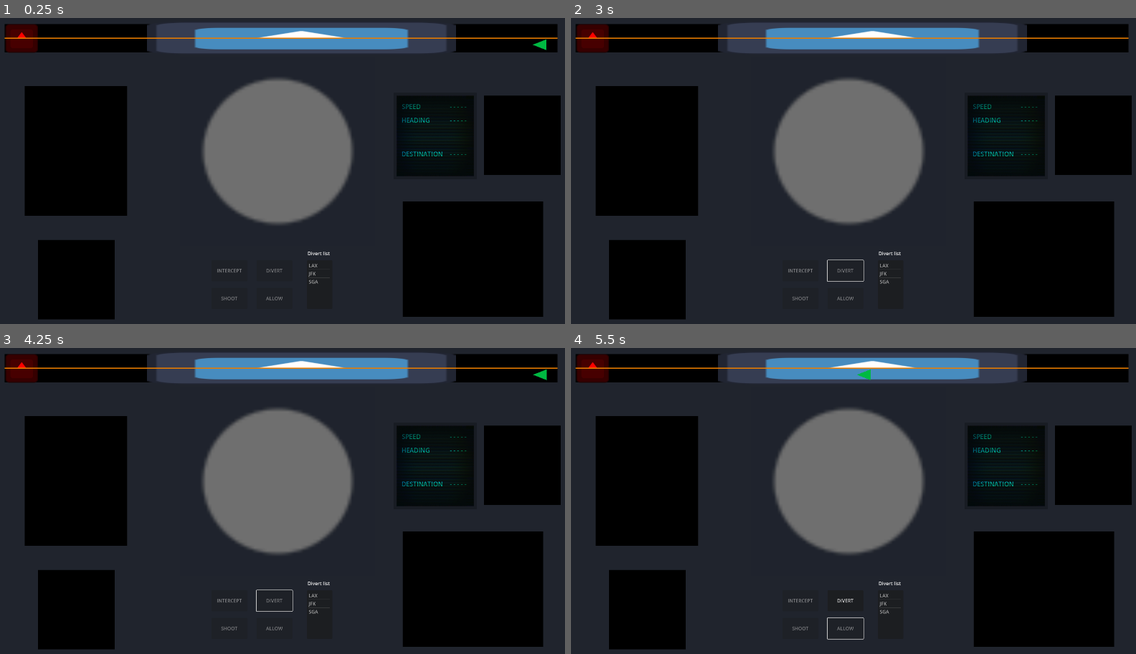
Above: before the commit, frames 1-4 (two rows, left to right).
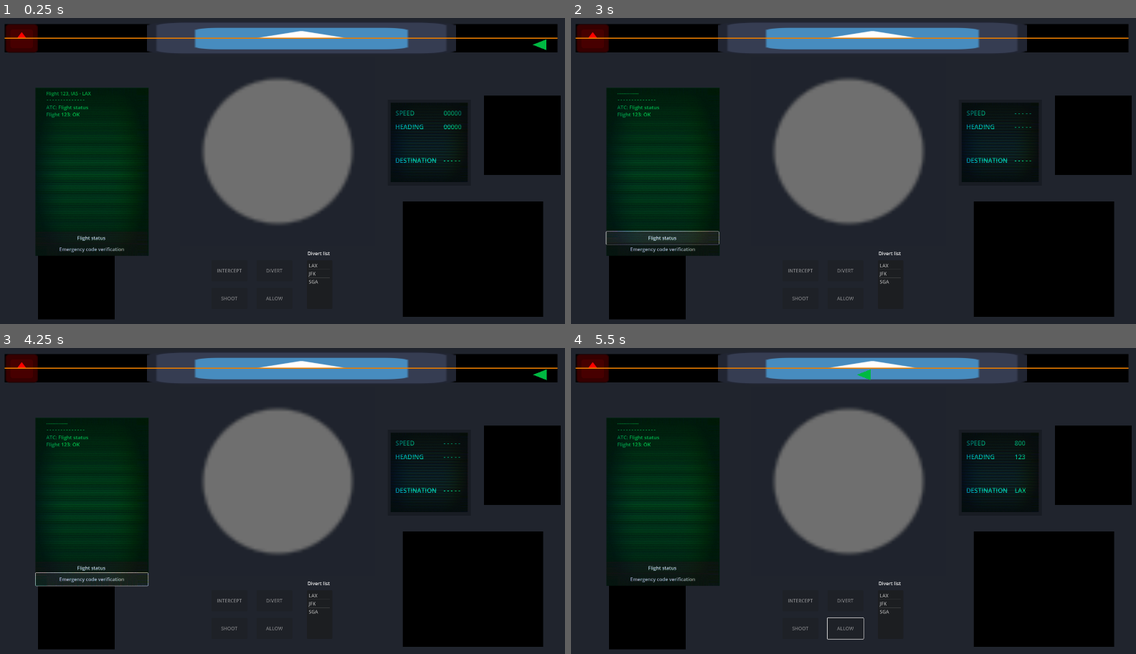
Above: after the commit, the same moments.

Repository: Altered-Dimension-Studios/brackeys-game-jam
Game: Godot game, scene res://managers/game_manager.tscn
Two runs of this game, one before a commit and one after it. Both use one fixed random seed, a clock stepped at 60 frames per second and the inputs below. The engine's default icon, where the game draws it, is replaced by a stand-in: a white triangle on a blue panel in a dark square.
Inputs (mouse positions are in pixels of both pictures, inside the frame that each line leads up to):
- Up to frame 1 (0.25 s): no input
- Up to frame 2 (3 s): click (1107, 45) at 0.5 s; click "ALLOW" at 1.25 s; click (847, 271) at 2 s, where only the run before the commit has a clickable "DIVERT"; click (661, 238) at 2.75 s, where only the run after the commit has a clickable "Flight status"
- Up to frame 3 (4.25 s): click (90, 580) at 3.5 s, where only the run after the commit has a clickable "Emergency code verification"
- Up to frame 4 (5.5 s): click (1113, 375) at 4.25 s; click "ALLOW" at 5 s

The runs differ from the first frame. In frame 1, 12% of the frame differs, in the area x 4-84%, y 22-78%; in frame 2, 12%; in frame 3, 12%, in the area x 4-84%, y 22-87%; in frame 4, 12%.
Error before the commit: Invalid access to property or key of type 'String' on a base object of type 'Dictionary'. (res://managers/dashboard_manager.gd:102)

Commit message:
small fix + refactor, add flight log panel

Diff:
--- /dev/null
+++ b/actors/ControlPanels/FlightDetailsPanel.tscn
@@ -0,0 +1,98 @@
+[gd_scene load_steps=6 format=3 uid="uid://de0nty1vy6w0a"]
+
+[ext_resource type="Shader" path="res://shaders/terminal_screen.gdshader" id="1_3s53i"]
+[ext_resource type="Texture2D" uid="uid://crrvojsrm11m3" path="res://images/screen.jpg" id="2_088xy"]
+
+[sub_resource type="CanvasItemMaterial" id="CanvasItemMaterial_qvgl3"]
+
+[sub_resource type="LabelSettings" id="LabelSettings_2rihk"]
+font_size = 21
+font_color = Color(4.47616e-06, 0.598317, 0.511324, 1)
+
+[sub_resource type="ShaderMaterial" id="ShaderMaterial_bw36o"]
+shader = ExtResource("1_3s53i")
+shader_parameter/brightness = 3.0
+shader_parameter/alpha = 1.0
+
+[node name="FlightDetailsPanel" type="Node2D"]
+
+[node name="Border" type="ColorRect" parent="."]
+material = SubResource("CanvasItemMaterial_qvgl3")
+offset_left = 1.0
+offset_right = 280.0
+offset_bottom = 290.0
+color = Color(0.0941176, 0.109804, 0.137255, 1)
+
+[node name="Background" type="ColorRect" parent="."]
+offset_left = 12.0
+offset_top = 11.0
+offset_right = 269.0
+offset_bottom = 278.0
+color = Color(0.0333413, 0.0767862, 0.0802572, 1)
+
+[node name="SpeedLabel" type="Label" parent="."]
+offset_left = 28.0
+offset_top = 31.0
+offset_right = 91.0
+offset_bottom = 61.0
+text = "SPEED
+"
+label_settings = SubResource("LabelSettings_2rihk")
+
+[node name="SpeedValue" type="Label" parent="."]
+offset_left = 189.0
+offset_top = 31.0
+offset_right = 252.0
+offset_bottom = 61.0
+text = "00000
+"
+label_settings = SubResource("LabelSettings_2rihk")
+
+[node name="HeadingLabel" type="Label" parent="."]
+offset_left = 27.0
+offset_top = 77.0
+offset_right = 122.0
+offset_bottom = 107.0
+text = "HEADING
+"
+label_settings = SubResource("LabelSettings_2rihk")
+
+[node name="HeadingValue" type="Label" parent="."]
+offset_left = 189.0
+offset_top = 77.0
+offset_right = 252.0
+offset_bottom = 107.0
+text = "00000
+"
+label_settings = SubResource("LabelSettings_2rihk")
+
+[node name="DestinationLabel" type="Label" parent="."]
+offset_left = 27.0
+offset_top = 190.0
+offset_right = 166.0
+offset_bottom = 220.0
+text = "DESTINATION
+"
+label_settings = SubResource("LabelSettings_2rihk")
+
+[node name="DestinationValue" type="Label" parent="."]
+offset_left = 189.0
+offset_top = 190.0
+offset_right = 252.0
+offset_bottom = 220.0
+text = "- - - - -"
+label_settings = SubResource("LabelSettings_2rihk")
+
+[node name="TextureRect" type="TextureRect" parent="."]
+z_index = 1
+material = SubResource("ShaderMaterial_bw36o")
+offset_left = 11.0
+offset_top = 11.0
+offset_right = 270.0
+offset_bottom = 278.0
+texture = ExtResource("2_088xy")
+expand_mode = 1
+
+[node name="ScreenUpdateTimer" type="Timer" parent="."]
+wait_time = 0.5
+autostart = true
--- /dev/null
+++ b/actors/ControlPanels/FlightLogPanel.tscn
@@ -0,0 +1,69 @@
+[gd_scene load_steps=5 format=3 uid="uid://crlnx15n8n4j2"]
+
+[ext_resource type="Script" path="res://actors/ControlPanels/flight_log_panel.gd" id="1_angx3"]
+[ext_resource type="Shader" path="res://shaders/terminal_screen.gdshader" id="1_seyou"]
+[ext_resource type="Texture2D" uid="uid://crrvojsrm11m3" path="res://images/screen.jpg" id="2_hg8m4"]
+
+[sub_resource type="ShaderMaterial" id="ShaderMaterial_hnxyq"]
+shader = ExtResource("1_seyou")
+shader_parameter/brightness = 3.0
+shader_parameter/alpha = 1.0
+
+[node name="FlightLogPanel" type="Node2D"]
+script = ExtResource("1_angx3")
+
+[node name="ColorRect" type="ColorRect" parent="."]
+offset_right = 379.0
+offset_bottom = 563.0
+color = Color(0, 0.140173, 0.0670055, 1)
+
+[node name="RichTextLabel" type="RichTextLabel" parent="."]
+offset_left = 36.0
+offset_top = 53.0
+offset_right = 323.0
+offset_bottom = 454.0
+theme_override_colors/default_color = Color(0, 0.72549, 0.32549, 1)
+theme_override_font_sizes/normal_font_size = 17
+text = "ATC: Flight status
+Flight 123: OK
+"
+
+[node name="Button" type="Button" parent="."]
+offset_top = 483.0
+offset_right = 376.0
+offset_bottom = 525.0
+text = "Flight status"
+
+[node name="Button2" type="Button" parent="."]
+offset_left = 1.0
+offset_top = 521.0
+offset_right = 377.0
+offset_bottom = 563.0
+text = "Emergency code verification"
+
+[node name="Description" type="Label" parent="."]
+offset_left = 36.0
+offset_top = 7.0
+offset_right = 186.0
+offset_bottom = 30.0
+theme_override_colors/font_color = Color(2.45467e-06, 0.830132, 0.347095, 1)
+text = "Flight 123, IAS - LAX"
+
+[node name="Divider" type="Label" parent="."]
+offset_left = 38.0
+offset_top = 28.0
+offset_right = 188.0
+offset_bottom = 51.0
+theme_override_colors/font_color = Color(2.45467e-06, 0.830132, 0.347095, 1)
+text = "- - - - - - - - - - - - - -"
+
+[node name="ScreenFilter" type="TextureRect" parent="."]
+z_index = 1
+material = SubResource("ShaderMaterial_hnxyq")
+offset_top = 1.0
+offset_right = 379.0
+offset_bottom = 564.0
+mouse_filter = 2
+texture = ExtResource("2_hg8m4")
+expand_mode = 1
+metadata/_edit_lock_ = true
--- /dev/null
+++ b/actors/ControlPanels/flight_log_panel.gd
@@ -0,0 +1,22 @@
+extends Node2D
+
+func _init() -> void:
+	SignalBus.plane_clicked.connect(_on_plane_selected.bind())
+
+# Called when the node enters the scene tree for the first time.
+func _ready() -> void:
+	pass # Replace with function body.
+
+
+# Called every frame. 'delta' is the elapsed time since the previous frame.
+func _process(delta: float) -> void:
+	pass
+
+func update_log_panel_plane_data(plane: Airplane) -> void:
+	$Description.text = "Flight %s, %s - %s" % [plane.flight_number, plane.departure, plane.destination]
+
+func clear_log_panel() -> void:
+	$Description.text = "--------------"
+
+func _on_plane_selected(plane: Airplane) -> void:
+	update_log_panel_plane_data(plane)
--- a/actors/airplane.gd
+++ b/actors/airplane.gd
@@ -6,7 +6,8 @@
 @export var min_air_speed = 300
 @export var max_distance = 100000 #km
 @export var position_offset = Vector2(0, 20)
-@export var heading_change_rate = 1
+@export var update_rate = 0.6
+@export var heading_change_rate = 0.1
 var max_heading = 360
 var markers = []
 var screen_start
@@ -15,7 +16,9 @@
 @export var distance = 0
 @export var air_speed = 800 #km/h
 @export var destination = "LAX"
+@export var departure = "IAS"
 @export var heading = 123
+@export var flight_number = "432"
 
 var target_heading = -1
 
@@ -31,12 +34,14 @@
 	if _distance == -1: distance = _max_distance
 	else: distance = _distance
 
+
 func _ready() -> void:
 	in_interception_area = false
 
 func _process(delta: float) -> void:
 	var km_per_second = air_speed / 3600.0
 	distance = max((distance - air_speed * delta), 0)
+
 	update_screen_position()
 	update_heading()
 
@@ -53,16 +58,16 @@
 
 func update_heading() -> void:
 	if target_heading != -1:
-		if heading < target_heading:
+		if int(heading) < target_heading:
 			heading += heading_change_rate
-		elif heading > target_heading:
+		elif int(heading) > target_heading:
 			heading -= heading_change_rate
 
 func _on_button_pressed() -> void:
 	SignalBus.plane_clicked.emit(self)
 
 func set_in_interception_area(interception: bool) -> void:
-	print("Setting in interception area to " + str(interception))
+	#print("Setting in interception area to " + str(interception))
 	in_interception_area = interception
 
 func order_divert(new_destination: String, heading: int) -> void:
--- a/managers/dashboard_manager.gd
+++ b/managers/dashboard_manager.gd
@@ -14,17 +14,24 @@
 func _init():
 	setup_signals()
 
+
 func _ready():
 	$ItemList.clear()
 	for key in destinations_list.keys():
 		$ItemList.add_item(key)
 
+	$FlightDetailsPanel/ScreenUpdateTimer.connect("timeout", _on_screen_update_timer_timeout.bind())
+
+
 func _process(delta: float) -> void:
+	pass
+
+func update_details_panel_values() -> void:
 	if AirplaneManagerInstance && AirplaneManagerInstance.selected_plane:
 		$FlightDetailsPanel/SpeedValue.text = str(
 			AirplaneManagerInstance.selected_plane.air_speed)
 		$FlightDetailsPanel/HeadingValue.text = str(
-			AirplaneManagerInstance.selected_plane.heading)
+			int(AirplaneManagerInstance.selected_plane.heading))
 		$FlightDetailsPanel/DestinationValue.text = AirplaneManagerInstance.selected_plane.destination
 	else:
 		$FlightDetailsPanel/SpeedValue.text = "- - - - -"
@@ -58,6 +65,7 @@
 		$ButtonFire.disabled = true
 		$ButtonDivert.disabled = true
 		$ButtonAllow.disabled = true
+		$FlightLogPanel.clear_log_panel()
 
 func _plane_removed(plane: Airplane) -> void:
 	if AirplaneManagerInstance.selected_plane == plane || \
@@ -67,6 +75,7 @@
 		$ButtonDivert.disabled = true
 		$ButtonAllow.disabled = true
 		$ItemList.deselect_all()
+		$FlightLogPanel.clear_log_panel()
 
 func _plane_selected(plane: Airplane) -> void:
 	if plane is not Interceptor && \
@@ -77,7 +86,9 @@
 
 	if plane is not Interceptor:
 		$ButtonAllow.disabled = false
-		$ButtonDivert.disabled = false
+		$ButtonDivert.disabled = not $ItemList.is_anything_selected()
+
+	update_details_panel_values()
 
 func _plane_intercepted(plane: Airplane) -> void:
 	$ButtonFire.disabled = false
@@ -98,11 +109,22 @@
 	AirplaneManagerInstance.allow_plane(AirplaneManagerInstance.selected_plane):
 		$ButtonAllow.disabled = true
 
+	$FlightLogPanel.clear_log_panel()
+
 func _on_button_divert_pressed() -> void:
-	AirplaneManagerInstance.selected_plane.order_divert(
-		selected_destination,
-		destinations_list[selected_destination])
-	$ItemList.deselect_all()
+	if $ItemList.is_anything_selected():
+		AirplaneManagerInstance.selected_plane.order_divert(
+			selected_destination,
+			destinations_list[selected_destination])
+		$ItemList.deselect_all()
+		$ButtonDivert.disabled = true
+
+	$FlightLogPanel.update_log_panel_plane_data(AirplaneManagerInstance.selected_plane)
 
 func _on_item_list_item_selected(index: int) -> void:
 	selected_destination = $ItemList.get_item_text(index)
+	$ButtonDivert.disabled = false
+
+
+func _on_screen_update_timer_timeout() -> void:
+	update_details_panel_values()
--- a/managers/dashboard_manager.tscn
+++ b/managers/dashboard_manager.tscn
@@ -1,19 +1,8 @@
-[gd_scene load_steps=7 format=3 uid="uid://g1vd28ypt6c2"]
+[gd_scene load_steps=4 format=3 uid="uid://g1vd28ypt6c2"]
 
 [ext_resource type="Script" path="res://managers/dashboard_manager.gd" id="1_y8ywx"]
-[ext_resource type="Texture2D" uid="uid://crrvojsrm11m3" path="res://images/screen.jpg" id="2_gqeck"]
-[ext_resource type="Shader" path="res://shaders/terminal_screen.gdshader" id="2_v48sf"]
-
-[sub_resource type="CanvasItemMaterial" id="CanvasItemMaterial_qvgl3"]
-
-[sub_resource type="LabelSettings" id="LabelSettings_2rihk"]
-font_size = 21
-font_color = Color(4.47616e-06, 0.598317, 0.511324, 1)
-
-[sub_resource type="ShaderMaterial" id="ShaderMaterial_bw36o"]
-shader = ExtResource("2_v48sf")
-shader_parameter/brightness = 2.167
-shader_parameter/alpha = 1.0
+[ext_resource type="PackedScene" uid="uid://de0nty1vy6w0a" path="res://actors/ControlPanels/FlightDetailsPanel.tscn" id="2_x66yu"]
+[ext_resource type="PackedScene" uid="uid://crlnx15n8n4j2" path="res://actors/ControlPanels/FlightLogPanel.tscn" id="4_mkxi3"]
 
 [node name="DashboardManager" type="Node2D"]
 script = ExtResource("1_y8ywx")
@@ -69,84 +58,11 @@
 text = "Divert list
 "
 
-[node name="FlightDetailsPanel" type="Node" parent="."]
+[node name="FlightLogPanel" parent="." instance=ExtResource("4_mkxi3")]
+position = Vector2(138, 244)
 
-[node name="Border" type="ColorRect" parent="FlightDetailsPanel"]
-material = SubResource("CanvasItemMaterial_qvgl3")
-offset_left = 1339.0
-offset_top = 261.0
-offset_right = 1618.0
-offset_bottom = 551.0
-color = Color(0.0941176, 0.109804, 0.137255, 1)
-
-[node name="Background" type="ColorRect" parent="FlightDetailsPanel"]
-offset_left = 1350.0
-offset_top = 272.0
-offset_right = 1607.0
-offset_bottom = 539.0
-color = Color(0.0333413, 0.0767862, 0.0802572, 1)
-
-[node name="SpeedLabel" type="Label" parent="FlightDetailsPanel"]
-offset_left = 1366.0
-offset_top = 292.0
-offset_right = 1415.0
-offset_bottom = 315.0
-text = "SPEED
-"
-label_settings = SubResource("LabelSettings_2rihk")
-
-[node name="SpeedValue" type="Label" parent="FlightDetailsPanel"]
-offset_left = 1527.0
-offset_top = 292.0
-offset_right = 1590.0
-offset_bottom = 322.0
-text = "00000
-"
-label_settings = SubResource("LabelSettings_2rihk")
-
-[node name="HeadingLabel" type="Label" parent="FlightDetailsPanel"]
-offset_left = 1365.0
-offset_top = 338.0
-offset_right = 1460.0
-offset_bottom = 368.0
-text = "HEADING
-"
-label_settings = SubResource("LabelSettings_2rihk")
-
-[node name="HeadingValue" type="Label" parent="FlightDetailsPanel"]
-offset_left = 1527.0
-offset_top = 338.0
-offset_right = 1590.0
-offset_bottom = 368.0
-text = "00000
-"
-label_settings = SubResource("LabelSettings_2rihk")
-
-[node name="DestinationLabel" type="Label" parent="FlightDetailsPanel"]
-offset_left = 1365.0
-offset_top = 451.0
-offset_right = 1460.0
-offset_bottom = 481.0
-text = "DESTINATION
-"
-label_settings = SubResource("LabelSettings_2rihk")
-
-[node name="DestinationValue" type="Label" parent="FlightDetailsPanel"]
-offset_left = 1527.0
-offset_top = 451.0
-offset_right = 1590.0
-offset_bottom = 481.0
-text = "- - - - -"
-label_settings = SubResource("LabelSettings_2rihk")
-
-[node name="TextureRect" type="TextureRect" parent="FlightDetailsPanel"]
-material = SubResource("ShaderMaterial_bw36o")
-offset_left = 1349.0
-offset_top = 270.0
-offset_right = 1608.0
-offset_bottom = 542.0
-texture = ExtResource("2_gqeck")
-expand_mode = 1
+[node name="FlightDetailsPanel" parent="." instance=ExtResource("2_x66yu")]
+position = Vector2(1317, 283)
 
 [connection signal="pressed" from="ButtonIntercept" to="." method="_on_button_intercept_pressed"]
 [connection signal="timeout" from="ButtonIntercept/CooldownTimer" to="." method="_on_cooldown_timer_timeout"]
--- a/scenes/game_scene.tscn
+++ b/scenes/game_scene.tscn
@@ -57,11 +57,3 @@
 offset_right = 1898.0
 offset_bottom = 537.0
 color = Color(0, 0, 0, 1)
-
-[node name="Layout" type="ColorRect" parent="Layout"]
-material = SubResource("CanvasItemMaterial_efpxn")
-offset_left = 102.0
-offset_top = 238.0
-offset_right = 445.0
-offset_bottom = 674.0
-color = Color(0, 0, 0, 1)
--- a/utils/signal_bus.gd
+++ b/utils/signal_bus.gd
@@ -7,3 +7,4 @@
 signal plane_removed
 signal plane_clicked
 signal plane_intercepted
+signal plane_spawned
